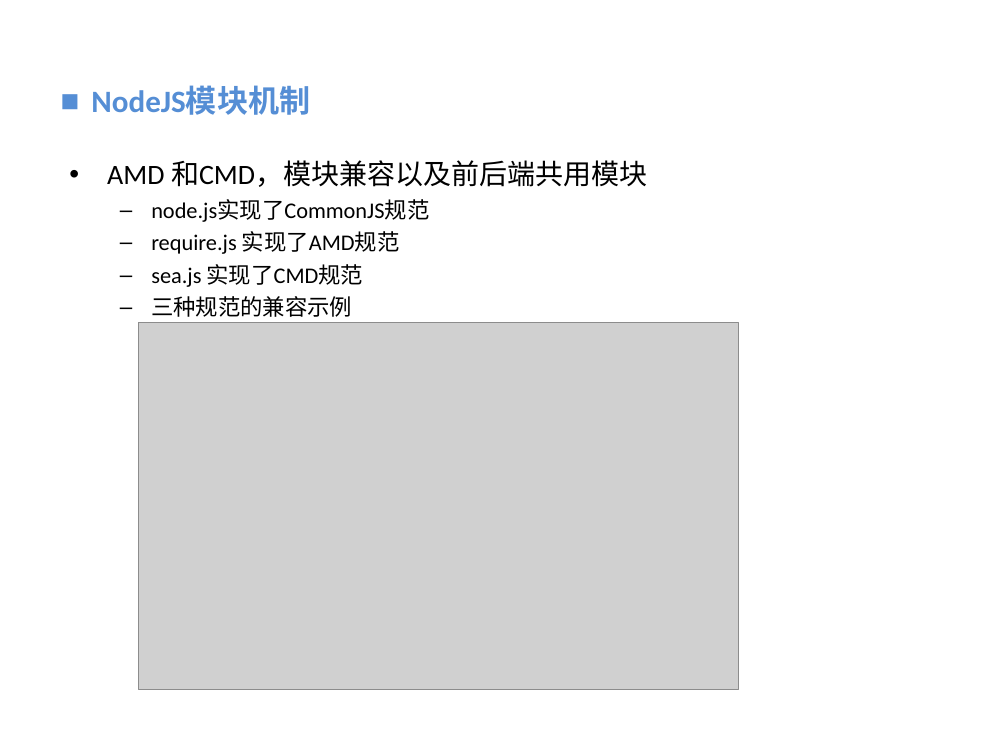
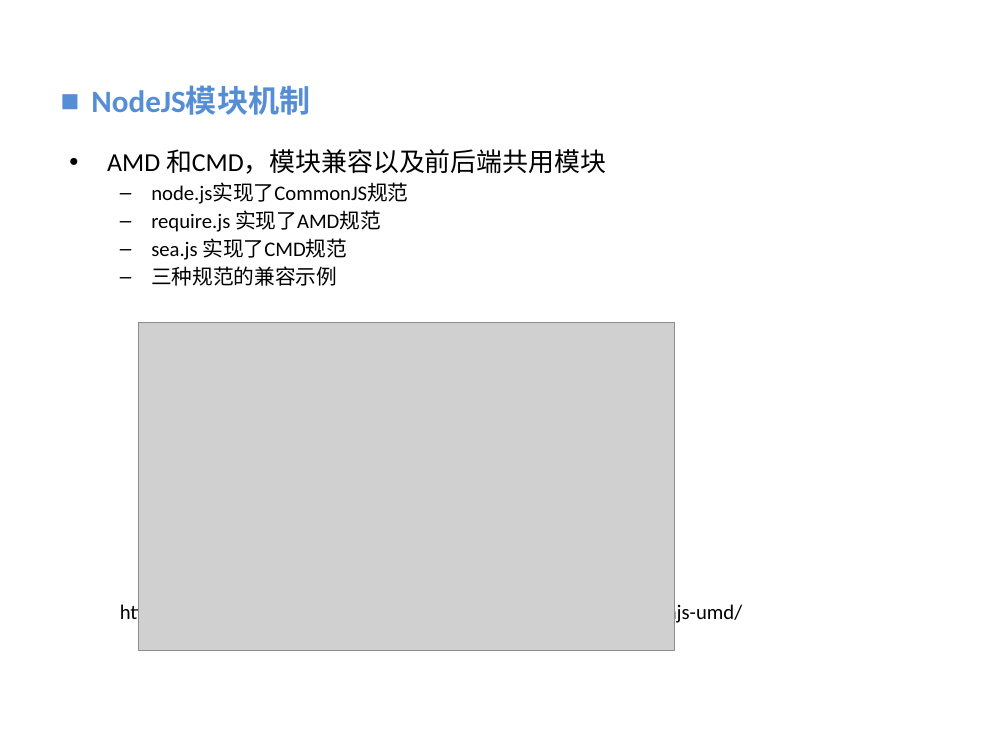
Before and after one commit to vaik/Documents, a slide deck: slide 19 of 我的分享/NodeJS基础概念理解.ppt (slide 18 before the commit). Drawn at 1008x756 pixels with LibreOffice and Linux fonts; fonts in the diff are those of the drawing; grey boxes stand for pictures; background and template pictures are left out. Boxes give left, top, right and bottom in pixels: in the first picture for what was removed or moved away, otherwise in the second. Text is boxed around its words. In the diff, an @@ line names an element or a change of style, - is before the commit and + after.

```diff
--- a/我的分享/NodeJS基础概念理解.ppt
+++ b/我的分享/NodeJS基础概念理解.ppt
@@ text "AMD 和CMD，模块兼容以及前后端共用模块": place and size @@
-text "AMD 和CMD，模块兼容以及前后端共用模块" at box(107, 160, 648, 317)
+text "AMD 和CMD，模块兼容以及前后端共用模块" at box(107, 149, 743, 625)
@@ text at box(107, 149, 606, 286): size 20 to 18.5 pt in "AMD 和CMD，模块兼容以及前后端共用模块"; size 16 to 14.8 pt in "node.js实现了CommonJS规范", "require.js 实现了AMD规范", "sea.js 实现了CMD规范", "三种规范的兼容示例"; line spacing 1 to 0.9 @@
@@ picture: place and size @@
-picture at box(139, 323, 739, 689)
+picture at box(139, 323, 675, 651)
@@ text at box(120, 602, 743, 625): paragraph added @@
+  http://blog.gejiawen.com/2015/11/03/what-is-amd-cmd-commonjs-umd/
```
Also in this commit, not shown: 7 other slides changed, 3 slides added, 1 other file.
